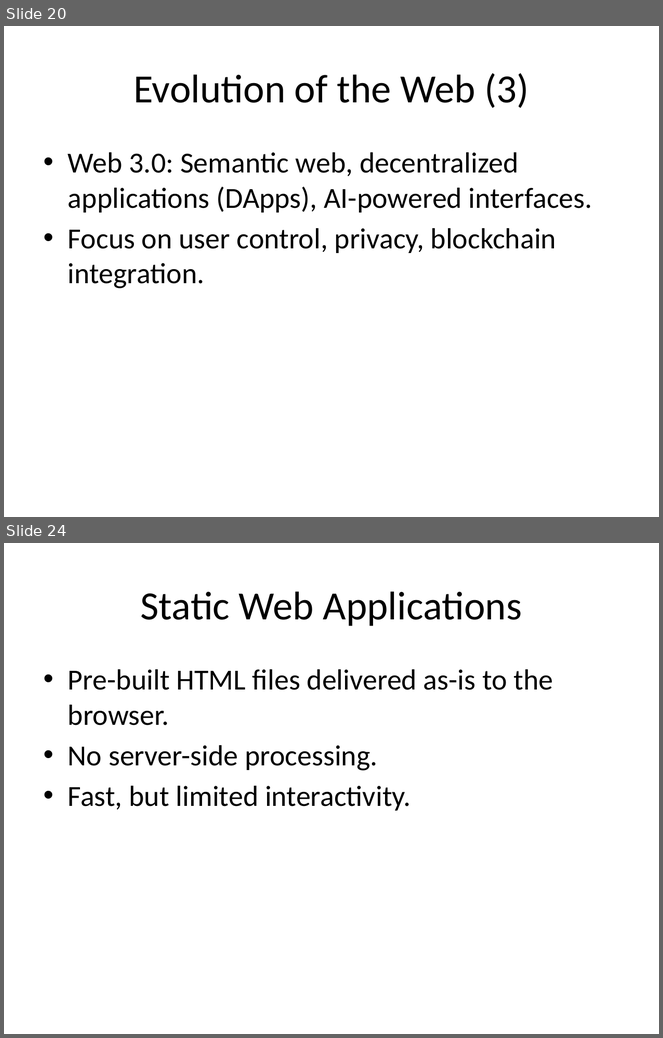
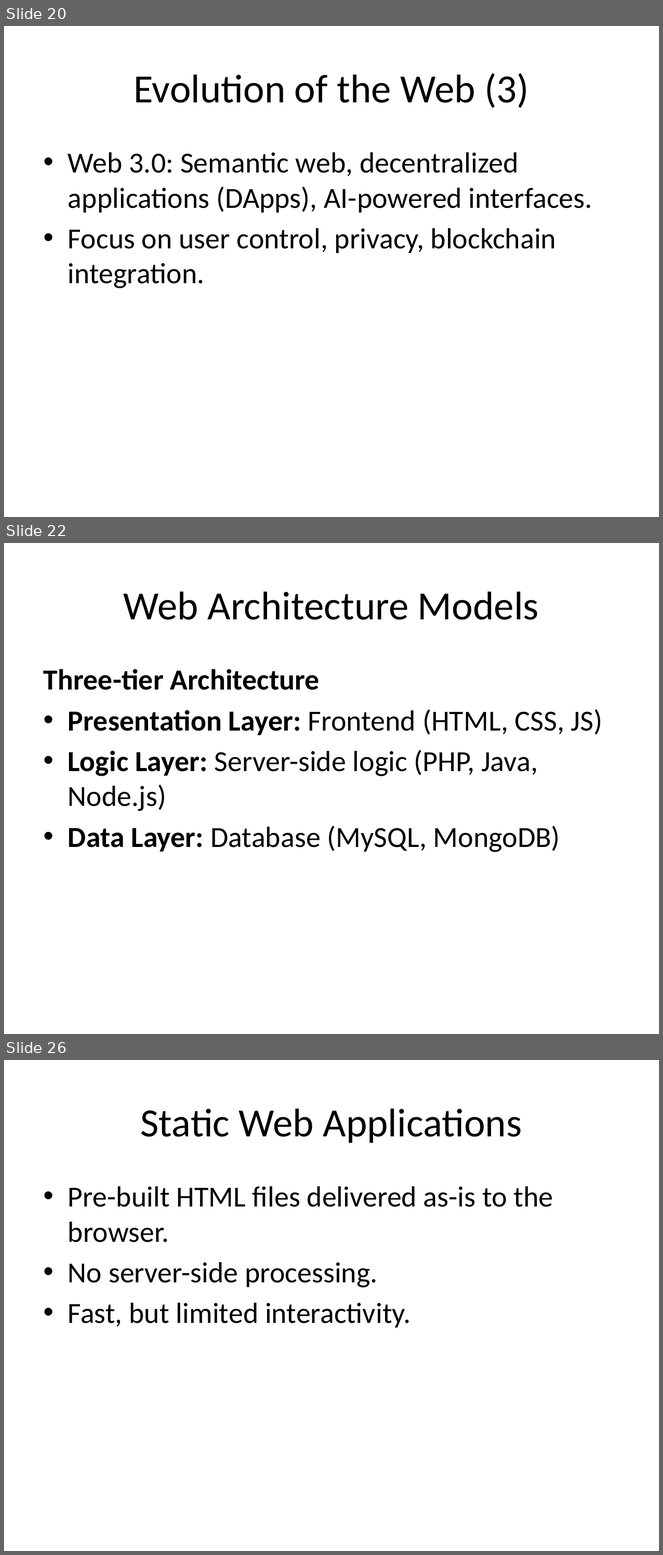
Before and after one commit to gauravog7/Intro-to-Web-Tech, a slide deck: Web_Technology_Unit1.pptx. Shown one above the other, each under a label of ours: slides 20 and 24 before the commit, slides 20, 22 and 26 after it; the slides between them are not shown. The pictures are 663x1038 and 663x1555 pixels, drawn with LibreOffice and Linux fonts; fonts in the diff are those of the drawing. Boxes give left, top, right and bottom in pixels: in the first picture for what was removed or moved away, otherwise in the second. Text is boxed around its words. In the diff, an @@ line names an element or a change of style, - is before the commit and + after.

```diff
--- a/Web_Technology_Unit1.pptx
+++ b/Web_Technology_Unit1.pptx
@@ slide 22 added at bbox=[4, 543, 659, 1034], background #FFFFFF @@
@@ title added at bbox=[124, 591, 539, 620], 44 pt, text #000000 @@
+Web Architecture Models
@@ text added at bbox=[44, 669, 603, 852], 32 pt, text #000000 @@
+Three-tier Architecture
+• Presentation Layer: Frontend (HTML, CSS, JS)
+• Logic Layer: Server-side logic (PHP, Java, Node.js)
+• Data Layer: Database (MySQL, MongoDB)
@@ what was slide 24 is now slide 26 @@
```
Also in this commit, not shown: 7 slides changed, 1 other slide added.
